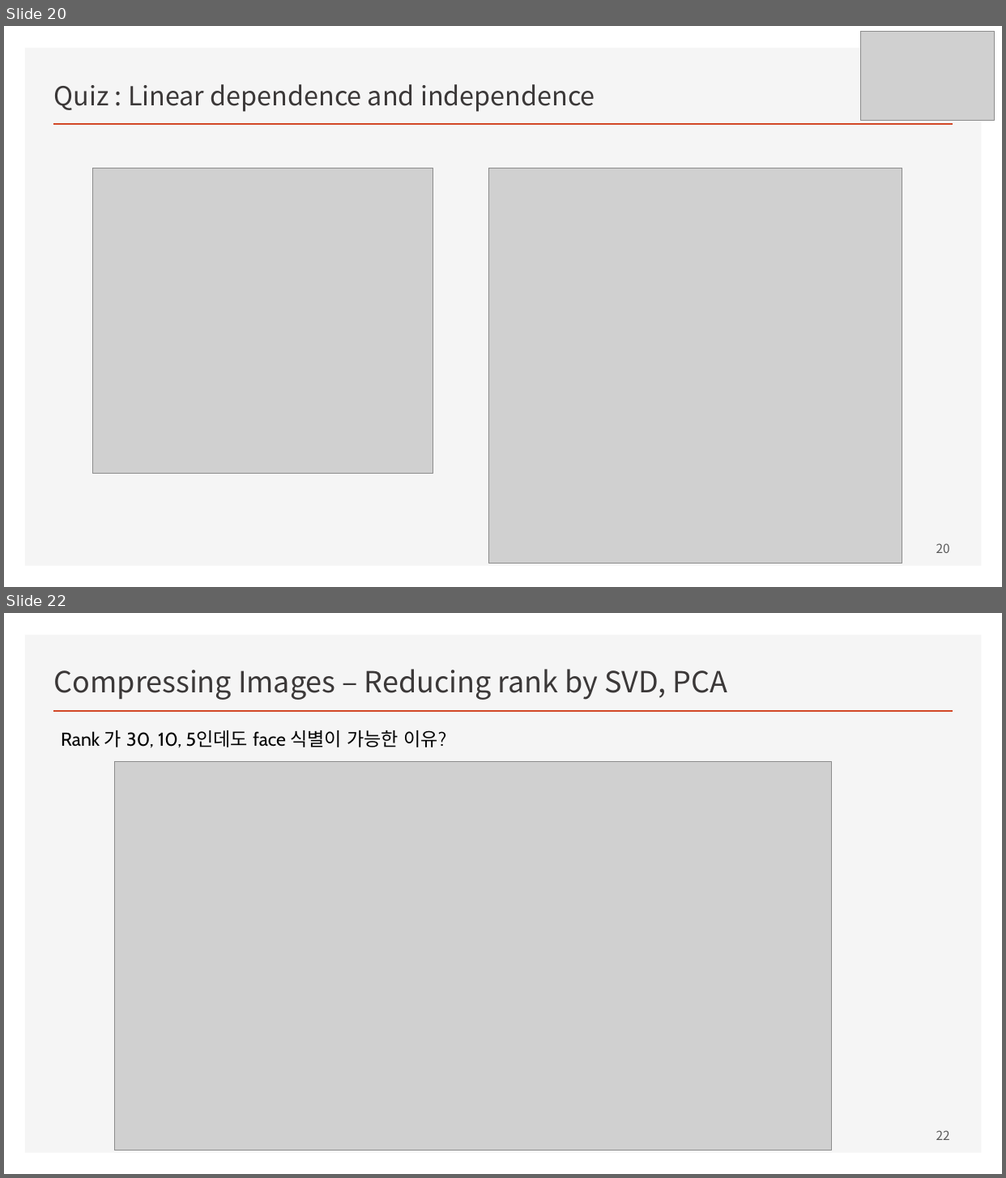
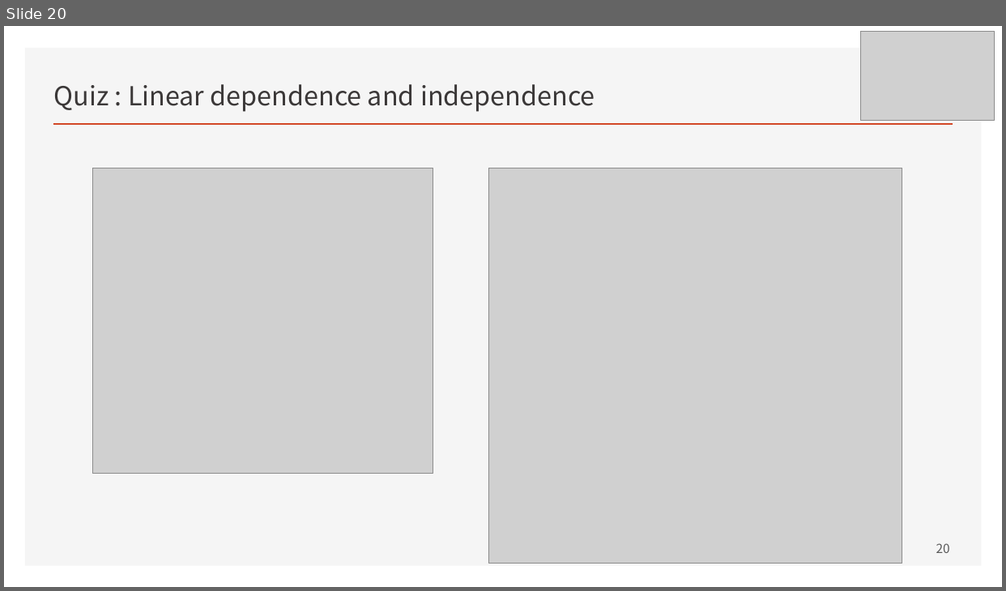
Before and after one commit to ancestor9/mathematics-for-machine-learning, a slide deck: Linear_Algebra/w1_w2_System_of_Linear_Equations.pptx. Shown one above the other, each under a label of ours: slides 20 and 22 before the commit, slide 20 after it; the slides between them are not shown. The pictures are 1006x1178 and 1006x591 pixels, drawn with LibreOffice and Linux fonts; fonts in the diff are those of the drawing; grey boxes stand for pictures. Boxes give left, top, right and bottom in pixels: in the first picture for what was removed or moved away, otherwise in the second. Text is boxed around its words. In the diff, an @@ line names an element or a change of style, - is before the commit and + after.

```diff
--- a/Linear_Algebra/w1_w2_System_of_Linear_Equations.pptx
+++ b/Linear_Algebra/w1_w2_System_of_Linear_Equations.pptx
@@ slide 22 removed at bbox=[4, 613, 1002, 1174], background #FFFFFF; not listed: 2 template elements that a slide beside it also shows @@
@@ title removed at bbox=[54, 669, 727, 700] @@
-Compressing Images – Reducing rank by SVD, PCA
@@ text removed at bbox=[61, 730, 447, 748] @@
-Rank 가 30, 10, 5인데도 face 식별이 가능한 이유?
@@ picture removed at bbox=[114, 762, 832, 1151] @@
@@ page number removed at bbox=[936, 1131, 950, 1140] @@
-22
```
Also in this commit, not shown: 1 other slide removed, 1 other file.
